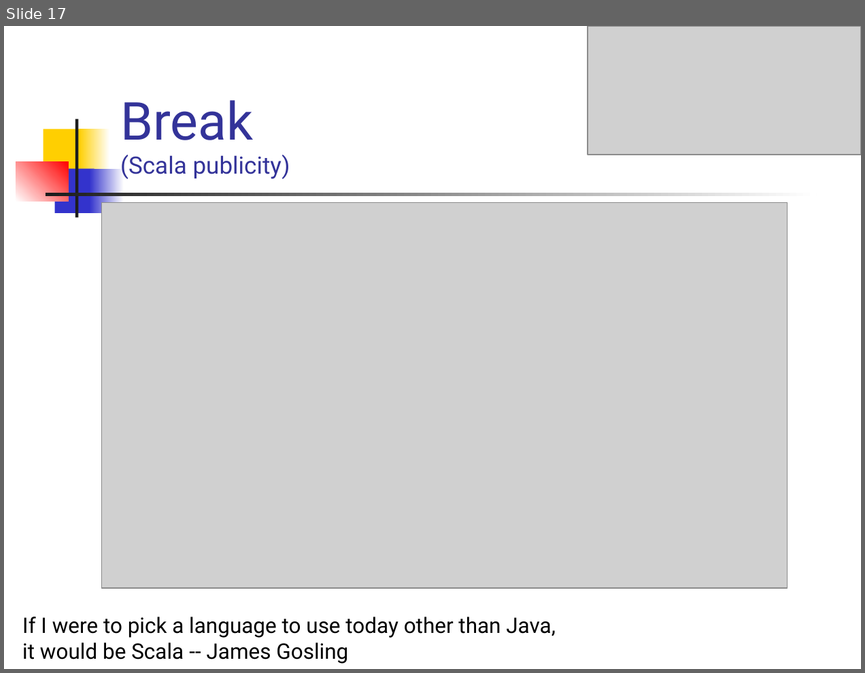
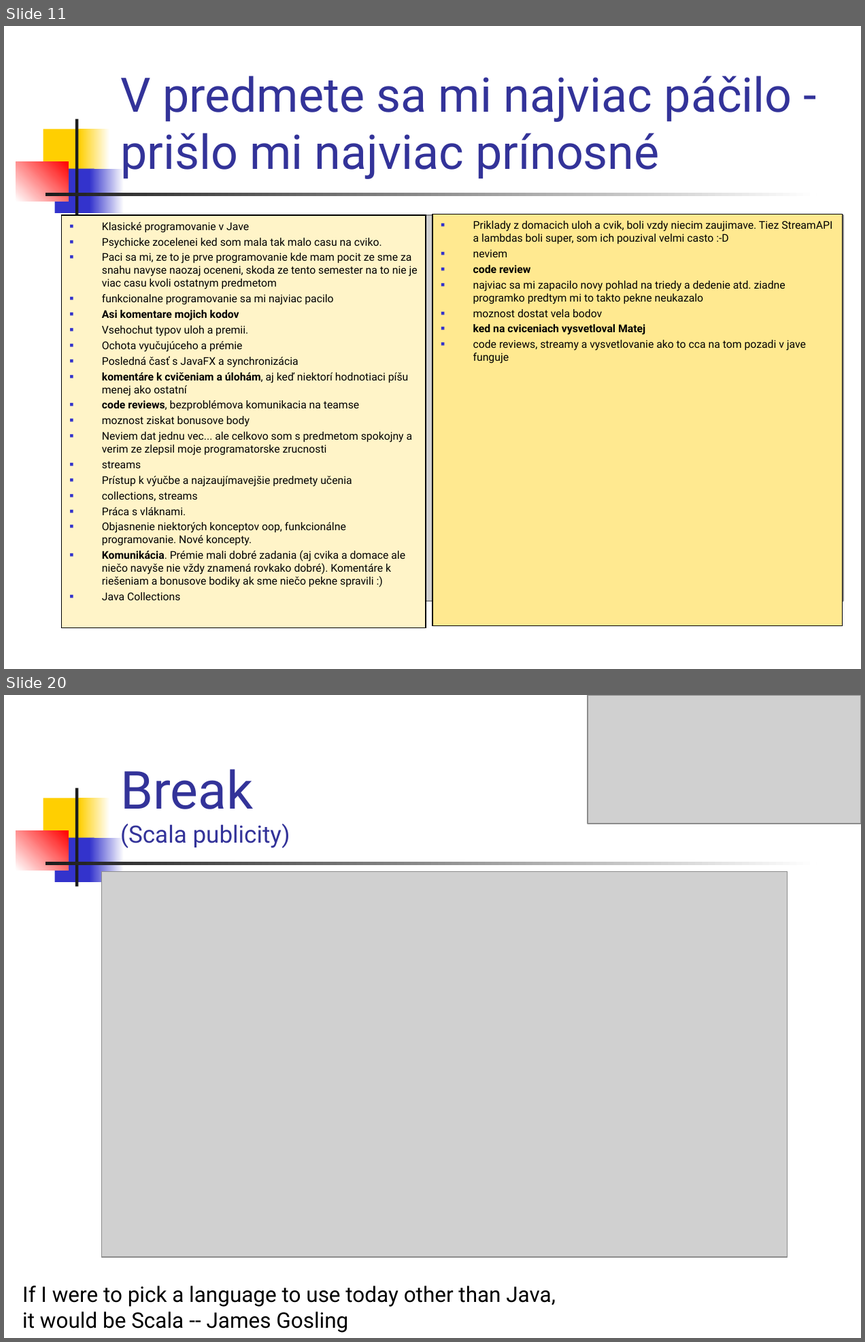
Before and after one commit to Programovanie4/Prednasky, a slide deck: 13/grandfinale.ppt. Shown one above the other, each under a label of ours: slide 17 before the commit, slides 11 and 20 after it; the slides between them are not shown. The pictures are 865x673 and 865x1342 pixels, drawn with LibreOffice and Linux fonts; fonts in the diff are those of the drawing; grey boxes stand for pictures. Boxes give left, top, right and bottom in pixels: in the first picture for what was removed or moved away, otherwise in the second. Text is boxed around its words. In the diff, an @@ line names an element or a change of style, - is before the commit and + after.

```diff
--- a/13/grandfinale.ppt
+++ b/13/grandfinale.ppt
@@ slide 11 added at <box>4,26,861,669</box>, background #FFFFFF; not listed: 7 template elements that a slide beside it also shows @@
@@ title added at <box>120,76,792,179</box>, 40 pt, text #333399 @@
+V predmete sa mi najviac páčilo - prišlo mi najviac prínosné
@@ rectangle added at <box>61,215,426,628</box>, fill #FFF4C8, outline #000000 0.74 pt, 9 pt, text #000000 @@
+■ Klasické programovanie v Jave
+■ Psychicke zocelenei ked som mala tak malo casu na cviko.
+■ Paci sa mi, ze to je prve programovanie kde mam pocit ze sme za snahu navyse naozaj oceneni, skoda ze tento semester na to nie je viac casu kvoli ostatnym predmetom
+■ funkcionalne programovanie sa mi najviac pacilo
+■ Asi komentare mojich kodov
+■ Vsehochut typov uloh a premii.
+■ Ochota vyučujúceho a prémie
+■ Posledná časť s JavaFX a synchronizácia
+■ komentáre k cvičeniam a úlohám, aj keď niektorí hodnotiaci píšu menej ako ostatní
+■ code reviews, bezproblémova komunikacia na teamse
+■ moznost ziskat bonusove body
+■ Neviem dat jednu vec... ale celkovo som s predmetom spokojny a verim ze zlepsil moje programatorske zrucnosti
+■ streams
+■ Prístup k výučbe a najzaujímavejšie predmety učenia
+■ collections, streams
+■ Práca s vláknami.
+■ Objasnenie niektorých konceptov oop, funkcionálne programovanie. Nové koncepty.
+■ Komunikácia. Prémie mali dobré zadania (aj cvika a domace ale niečo navyše nie vždy znamená rovkako dobré). Komentáre k riešeniam a bonusove bodiky ak sme niečo pekne spravili :)
+■ Java Collections
@@ picture added at <box>115,215,843,601</box> @@
@@ rectangle added at <box>432,214,842,625</box>, fill #FFE990, outline #000000 0.74 pt, 9 pt, text #000000 @@
+■ Priklady z domacich uloh a cvik, boli vzdy niecim zaujimave. Tiez StreamAPI a lambdas boli super, som ich pouzival velmi casto :-D
+■ neviem
+■ code review
+■ najviac sa mi zapacilo novy pohlad na triedy a dedenie atd. ziadne programko predtym mi to takto pekne neukazalo
+■ moznost dostat vela bodov
+■ ked na cviceniach vysvetloval Matej
+■ code reviews, streamy a vysvetlovanie ako to cca na tom pozadi v jave funguje
@@ what was slide 17 is now slide 20 @@
```
Also in this commit, not shown: 10 slides changed, 10 other slides added, 8 slides removed, 4 other files.
